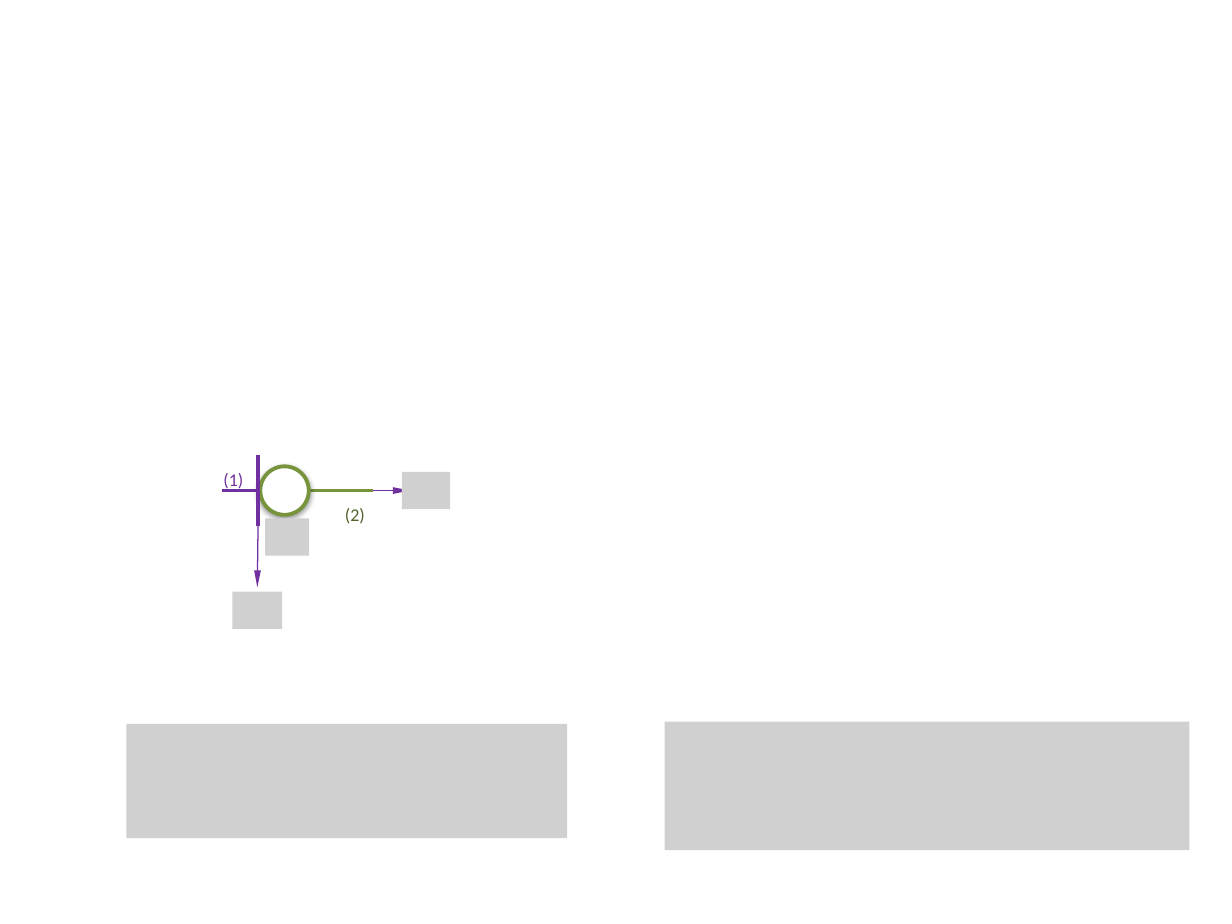
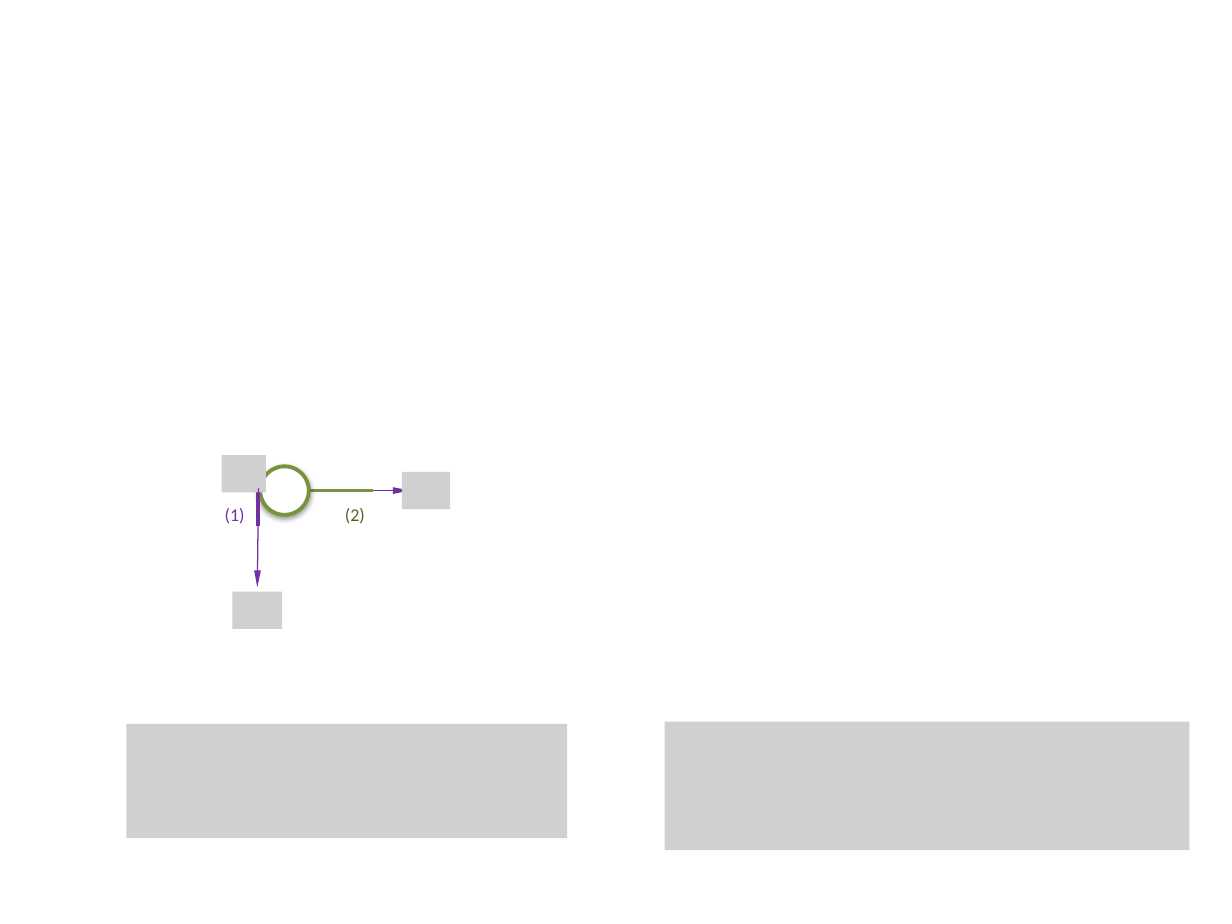
Before and after one commit to xpessoles/AnkiApp_Docks, a slide deck: slide 3 of Liaisons.pptx. Drawn at 1232x924 pixels with LibreOffice and Linux fonts; fonts in the diff are those of the drawing; grey boxes stand for pictures. Boxes give left, top, right and bottom in pixels: in the first picture for what was removed or moved away, otherwise in the second. Text is boxed around its words. In the diff, an @@ line names an element or a change of style, - is before the commit and + after.

```diff
--- a/Liaisons.pptx
+++ b/Liaisons.pptx
@@ picture added at (222,455,266,492) @@
@@ text "(1)": place and size @@
-text "(1)" at (223,473,243,491)
+text "(1)" at (225,508,245,524)
@@ picture removed at (265,519,309,556) @@
```
Also in this commit, not shown: 3 other files.
